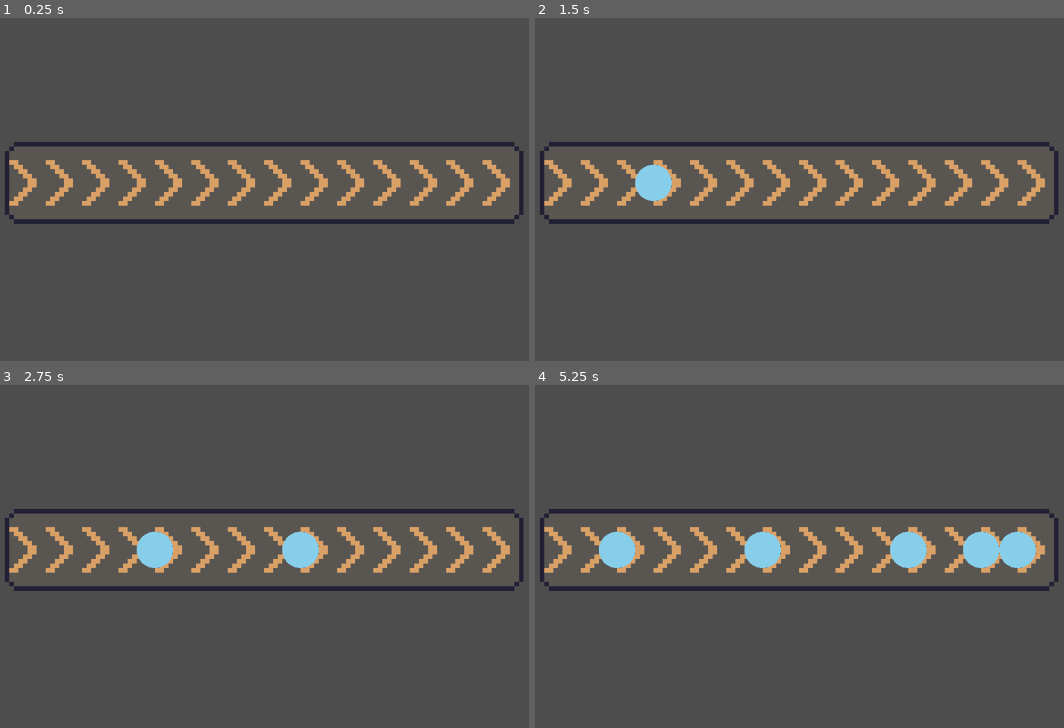
Above: before the commit, frames 1-4 (two rows, left to right).
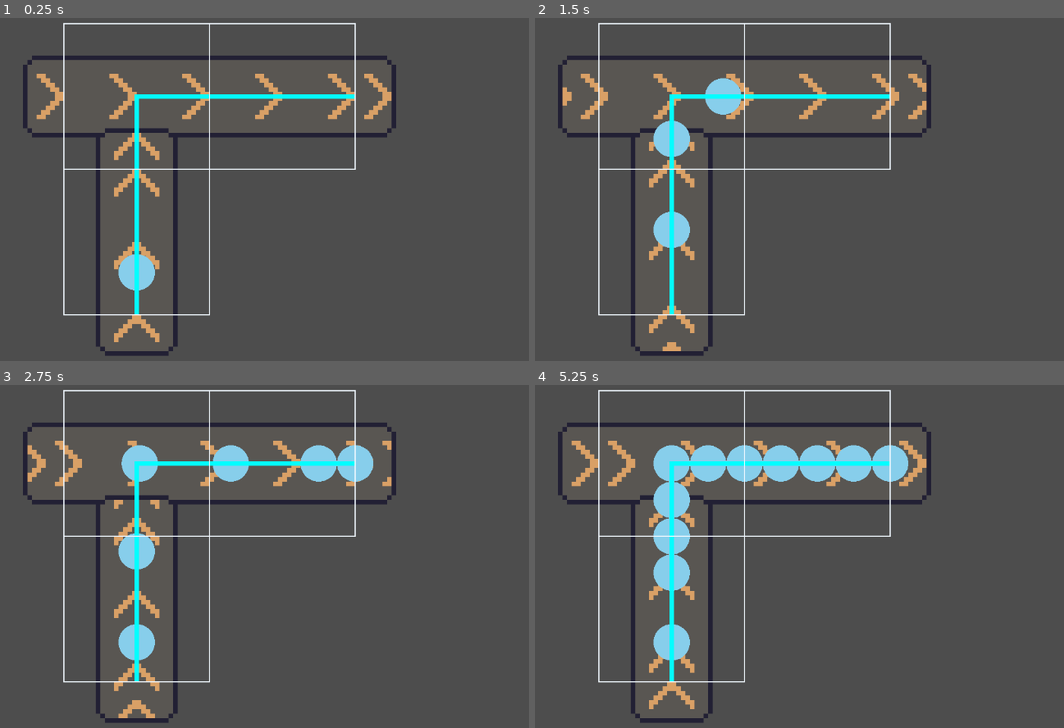
Above: after the commit, the same moments.

Repository: JACKADUX/godot-Factorio
Game: Godot game, scene res://modules/test/belt_test.tscn
Two runs of this game, one before a commit and one after it. Both use one fixed random seed, a clock stepped at 60 frames per second and the inputs below.
Inputs (mouse positions are in pixels of both pictures, inside the frame that each line leads up to):
- Up to frame 1 (0.25 s): no input
- Up to frame 2 (1.5 s): tap Enter at 0.5 s; move the mouse to (937, 168) at 0.52 s; hold Ctrl 0.53-1.25 s; click (937, 168) at 0.67 s; tap Space at 0.77 s; drag from (661, 206) to (762, 261) at 1.27 s
- Up to frame 3 (2.75 s): move the mouse to (322, 474) at 2.02 s; tap R at 2.1 s; click (322, 474) at 2.17 s
- Up to frame 4 (5.25 s): drag from (762, 628) to (598, 498) at 2.77 s; move the mouse to (989, 611) at 3.52 s; hold Shift 3.53-4.25 s; click (989, 611) at 3.67 s; tap Space at 3.77 s; drag from (598, 498) to (693, 463) at 4.27 s; move the mouse to (825, 553) at 5.02 s; hold Ctrl from 5.03 s (still down); click (825, 553) at 5.17 s

The runs differ from the first frame. In frame 1, 14% of the frame differs, in the area x 0-99%, y 1-99%; in frame 2, 15%; in frame 3, 17%; in frame 4, 21%.

Commit message:
transport belt improve

Diff:
--- a/Factorio/components/easy_graph_editor/components/eg_rect.gd
+++ b/Factorio/components/easy_graph_editor/components/eg_rect.gd
@@ -9,7 +9,7 @@
 @export var outline_color := Color.ALICE_BLUE
 @export var outline_width :float = 2.0
 
-var _eg_camera:EGCamera
+var _eg_camera:Camera2D
 
 func _draw():
 	if not _eg_camera:
--- a/Factorio/globals/globals.gd
+++ b/Factorio/globals/globals.gd
@@ -1,4 +1,6 @@
 extends Node
 
 const GridSize = 32
-const GridSizeV = Vector2.ONE*GridSize
+const GridSizeHalf = GridSize*0.5
+const GridSizeVector = Vector2.ONE*GridSize
+const GridSizeHalfVector = Vector2.ONE*GridSizeHalf
--- a/Factorio/modules/entities/transport_belt.gd
+++ b/Factorio/modules/entities/transport_belt.gd
@@ -2,93 +2,149 @@
 
 var items = []
 
-var maxstore = 5
-var belt_speed = 1 # i/s
-var time_spent = 1/float(belt_speed)  # 0.125 s/i
-var part_time = time_spent/4.0
+var transport_path := Curve2D.new()
+var maxstore = 4
+var belt_speed = 1 # 8 i/s
+@onready var speed = (belt_speed+maxstore)*(Globals.GridSize/maxstore)  # 96px/s
+@onready var time_spent :float = Globals.GridSize/float(speed)
+@onready var part_time :float = time_spent/maxstore
 
-@onready var speed = Globals.GridSize/ time_spent  # 320 px/s
-
-var direction := Vector2i(1,0)  # X+
-var all_stucked = false
-
-@export var next_belt:TransportBelt
-
-@onready var font = FontFile.new()
+var _align :float = 0
+var _align_avalible = true
+var _all_stucked = false
 
 class BeltItem:
 	var item
-	var time
+	var time :float = 0
 	var stucked := false
+	var wait = true
 	func _init(_item):
 		item = _item
-		time = 0
 
 	func update(delta):
 		time += delta
 
+	func clear():
+		time = 0
+		wait = true
+		stucked = false
+		return self
+
+@export var direction_index :int = 0 # 0 90 180 270
+var directions =[Vector2i(1,0), Vector2i(0,1), Vector2i(-1,0), Vector2i(0,-1)]
+var direction :Vector2i = directions[direction_index]
+
+@export var next_belt: TransportBelt
+@export var prev_belt: TransportBelt
+
+
+## Virtual
 func _ready():
-	pass
-	#input(Enums.Items.Coal)
+	set_direction(direction_index)
+	create_transport_path()
 
 func _process(delta):
-	to_next()
-	update(delta)
+	update_align(delta)
+	update_belt_items(delta)
+	auto_next()
 
+func _draw():
+	var length = transport_path.get_baked_length()
+	for belt_item in items:
+		if belt_item.wait:
+			continue
+		var duration = belt_item.time/time_spent
+		var center = transport_path.sample_baked(duration*length)
+		draw_circle(center, 4, Color.SKY_BLUE)
+	draw_polyline(transport_path.tessellate_even_length(5,1), Color.AQUA, 1)
 
-func update(delta):
-	# FIXME: 会有像素抖动
-	if all_stucked:
+## Interface
+
+func wait_for_output():
+	if not items:
+		return false
+	var belt_item = items[0]
+	return belt_item.stucked and belt_item.time >= time_spent
+
+func auto_next():
+	if not wait_for_output() or not next_belt:
+		return false
+
+	if not next_belt.allow_input():
+		return
+	var belt_item = items[0]
+	if next_belt.prev_belt == self:
+		next_belt.input(output(belt_item))
+	return true
+
+func create_transport_path():
+	transport_path.clear_points()
+	var offset = direction*Globals.GridSizeHalf
+	if not prev_belt:
+		transport_path.add_point(-offset+Globals.GridSizeHalfVector)
+		transport_path.add_point(offset+Globals.GridSizeHalfVector)
+	else:
+		transport_path.add_point(prev_belt.get_end_point()-global_position)
+		transport_path.add_point(Globals.GridSizeHalfVector)
+		transport_path.add_point(offset+Globals.GridSizeHalfVector)
+
+func get_start_point():
+	return global_position+transport_path.get_point_position(0)
+
+func get_end_point():
+	var offset = direction*Globals.GridSizeHalf
+	return global_position+offset+Globals.GridSizeHalfVector
+
+func next_direction():
+	set_direction(direction_index+1)
+
+func set_direction(index:int):
+	direction_index = index%4
+	direction = directions[direction_index]
+
+func update_align(delta):
+	_align += delta
+	if _align >= part_time:
+		_align_avalible = true
+		_align -= part_time
+
+func update_belt_items(delta):
+	if _all_stucked:
 		return
 	var stuck_count = 0
-	var last_time = time_spent
 	for belt_item in items:
-		if last_time < part_time+delta:
-			# 防止重叠
-			continue
+		if belt_item.wait and _align_avalible:
+			belt_item.wait = false
+			_align_avalible = false
+			break
+		if belt_item.wait:
+			break
 		belt_item.update(delta)
 		var aim_time = time_spent-stuck_count*part_time
-		if belt_item.time > aim_time:
+		if belt_item.time >= aim_time:
 			belt_item.time = aim_time
 			belt_item.stucked = true
 			stuck_count += 1
-		last_time = belt_item.time
-	if stuck_count == maxstore:
-		all_stucked = true
+	if stuck_count >= maxstore:
+		_all_stucked = true
 	queue_redraw()
 
-func to_next():
-	if not items or not next_belt:
-		return
-	var belt_item = items[0]
-	if belt_item.time == time_spent and next_belt.allow_input():
-		next_belt.input(output(belt_item))
+func allow_input():
+	return items.size() < maxstore and not _all_stucked
 
-func allow_input():
-	return items.size() < maxstore and not all_stucked
+func new_belt_item(item):
+	return BeltItem.new(item)
 
-func input(item):
+func input_by(item):
+	return input(new_belt_item(item))
+
+func input(belt_item:BeltItem):
 	if not allow_input():
 		return false
-	items.append(BeltItem.new(item))
+	items.append(belt_item)
 	return true
 
-func output(belt_item):
+func output(belt_item:BeltItem):
 	items.erase(belt_item)
-	all_stucked = false
-	return belt_item.item
-
-func _draw():
-	var mid = Globals.GridSize*0.5
-	var hide_next = false
-	for belt_item in items:
-		if hide_next:
-			continue
-		if belt_item.time < part_time:
-			hide_next = true
-		var duration = belt_item.time/time_spent
-		var x = lerp(0, Globals.GridSize, duration)
-		draw_circle(Vector2(x, mid), 4, Color.SKY_BLUE)
-		#var rect = Rect2(Vector2(x-4, mid-4), Vector2(8,8))
-		#draw_rect(rect, Color.SKY_BLUE, true)
-		#draw_string(font, global_position, ("%.3f" % (belt_item.time)) ,HORIZONTAL_ALIGNMENT_LEFT)
+	_all_stucked = false
+	return belt_item.clear()
--- a/Factorio/modules/entities/transport_belt.tscn
+++ b/Factorio/modules/entities/transport_belt.tscn
@@ -1,6 +1,12 @@
-[gd_scene load_steps=2 format=3 uid="uid://1s2m3jiquf7u"]
+[gd_scene load_steps=3 format=3 uid="uid://1s2m3jiquf7u"]
 
 [ext_resource type="Script" path="res://modules/entities/transport_belt.gd" id="1_shuim"]
+[ext_resource type="Script" path="res://components/easy_graph_editor/components/eg_rect.gd" id="2_img4e"]
 
 [node name="TransportBelt" type="Node2D"]
 script = ExtResource("1_shuim")
+
+[node name="EGRect" type="Node2D" parent="."]
+script = ExtResource("2_img4e")
+rect = Rect2(0, 0, 32, 32)
+outline = true
--- a/Factorio/modules/test/belt_test.gd
+++ b/Factorio/modules/test/belt_test.gd
@@ -1,8 +1,8 @@
 extends Node2D
 
 @onready var transport_belt = $TransportBelt
+@onready var transport_belt_3 = $TransportBelt3
 
-@onready var debug_draw = $Node
 @onready var tile_map = $TileMap
 
 func _ready():
@@ -14,9 +14,12 @@
 	tile_source.set_tile_animation_speed(Vector2i(0,2), transport_belt.speed)
 	tile_source.set_tile_animation_speed(Vector2i(0,3), transport_belt.speed)
 
-
-
+	transport_belt.input_by(Enums.Items.Coal)
 
 
 func _on_timer_timeout():
-	transport_belt.input(Enums.Items.Coal)
+	transport_belt.input_by(Enums.Items.Coal)
+	if randf()>0:
+		return
+	if transport_belt_3.wait_for_output():
+		transport_belt_3.output(transport_belt_3.items[0])
--- a/Factorio/modules/test/belt_test.tscn
+++ b/Factorio/modules/test/belt_test.tscn
@@ -1,8 +1,7 @@
-[gd_scene load_steps=5 format=3 uid="uid://cy8rxn8ap1i2u"]
+[gd_scene load_steps=4 format=3 uid="uid://cy8rxn8ap1i2u"]
 
 [ext_resource type="Script" path="res://modules/test/belt_test.gd" id="1_trugb"]
 [ext_resource type="PackedScene" uid="uid://1s2m3jiquf7u" path="res://modules/entities/transport_belt.tscn" id="2_e3as0"]
-[ext_resource type="Script" path="res://modules/test/draw_items.gd" id="3_c1ln4"]
 [ext_resource type="TileSet" uid="uid://bhq1k4ap1rxcw" path="res://resource/tilemap_belt.tres" id="4_bu1av"]
 
 [node name="BeltTest" type="Node2D"]
@@ -12,27 +11,37 @@
 tile_set = ExtResource("4_bu1av")
 rendering_quadrant_size = 32
 format = 2
-layer_0/tile_data = PackedInt32Array(65537, 0, 0, 65538, 0, 0, 65539, 0, 0, 65536, 0, 2, 65540, 0, 3)
+layer_0/name = "belt"
+layer_0/tile_data = PackedInt32Array(131074, 0, 1610612736, 65538, 0, 0, 65539, 0, 0)
+layer_1/name = "right"
+layer_1/tile_data = PackedInt32Array(65540, 0, 3)
+layer_2/name = "bottom"
+layer_2/tile_data = PackedInt32Array(196610, 0, 1610612738)
+layer_3/name = "left"
+layer_3/tile_data = PackedInt32Array(65537, 0, 2)
+layer_4/name = "top"
+layer_4/tile_data = PackedInt32Array(65538, 0, 1610612739)
 
 [node name="TransportBelt" parent="." node_paths=PackedStringArray("next_belt") instance=ExtResource("2_e3as0")]
-position = Vector2(32, 32)
+position = Vector2(64, 64)
+direction_index = 3
 next_belt = NodePath("../TransportBelt2")
 
-[node name="TransportBelt2" parent="." node_paths=PackedStringArray("next_belt") instance=ExtResource("2_e3as0")]
+[node name="TransportBelt2" parent="." node_paths=PackedStringArray("next_belt", "prev_belt") instance=ExtResource("2_e3as0")]
 position = Vector2(64, 32)
 next_belt = NodePath("../TransportBelt3")
+prev_belt = NodePath("../TransportBelt")
 
-[node name="TransportBelt3" parent="." instance=ExtResource("2_e3as0")]
+[node name="TransportBelt3" parent="." node_paths=PackedStringArray("prev_belt") instance=ExtResource("2_e3as0")]
 position = Vector2(96, 32)
-
-[node name="Node" type="Node2D" parent="."]
-script = ExtResource("3_c1ln4")
+prev_belt = NodePath("../TransportBelt2")
 
 [node name="Camera2D" type="Camera2D" parent="."]
-position = Vector2(79, 49)
+position = Vector2(107, 68)
 zoom = Vector2(8, 8)
 
 [node name="Timer" type="Timer" parent="."]
+wait_time = 0.5
 autostart = true
 
 [connection signal="timeout" from="Timer" to="." method="_on_timer_timeout"]
--- a/Factorio/resource/tilemap_belt.tres
+++ b/Factorio/resource/tilemap_belt.tres
@@ -1,11 +1,11 @@
 [gd_resource type="TileSet" load_steps=3 format=3 uid="uid://bhq1k4ap1rxcw"]
 
-[ext_resource type="Texture2D" uid="uid://cg2rvqfek4ntv" path="res://resource/tilemap-belt-animation-Sheet.png" id="1_hrtfn"]
+[ext_resource type="Texture2D" uid="uid://bi863lihnahse" path="res://resource/tilemap-belt-animation-Sheet2.png" id="1_g8kxc"]
 
 [sub_resource type="TileSetAtlasSource" id="TileSetAtlasSource_eoy2y"]
-texture = ExtResource("1_hrtfn")
+texture = ExtResource("1_g8kxc")
 texture_region_size = Vector2i(32, 32)
-0:0/animation_columns = 8
+0:0/animation_columns = 16
 0:0/animation_frame_0/duration = 1.0
 0:0/animation_frame_1/duration = 1.0
 0:0/animation_frame_2/duration = 1.0
@@ -14,6 +14,14 @@
 0:0/animation_frame_5/duration = 1.0
 0:0/animation_frame_6/duration = 1.0
 0:0/animation_frame_7/duration = 1.0
+0:0/animation_frame_8/duration = 1.0
+0:0/animation_frame_9/duration = 1.0
+0:0/animation_frame_10/duration = 1.0
+0:0/animation_frame_11/duration = 1.0
+0:0/animation_frame_12/duration = 1.0
+0:0/animation_frame_13/duration = 1.0
+0:0/animation_frame_14/duration = 1.0
+0:0/animation_frame_15/duration = 1.0
 0:0/0 = 0
 0:1/animation_columns = 8
 0:1/animation_frame_0/duration = 1.0
Binary file added: Factorio/resource/tilemap-belt-animation-Sheet2.png
Not shown, added: Factorio/resource/tilemap-belt-animation-Sheet2.png.import
Binary file changed: Factorio/resource/tilemap-belt-animation.ase
